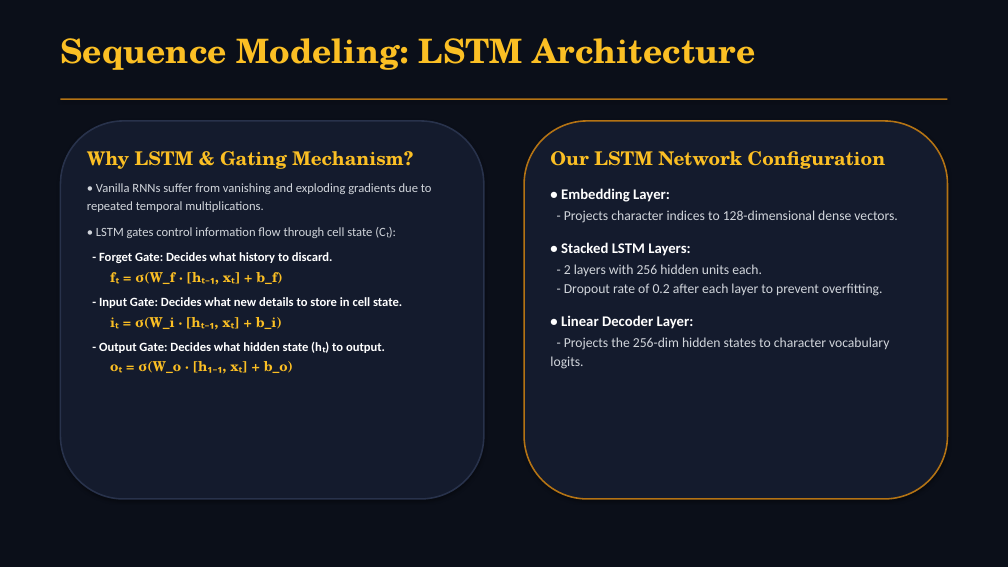
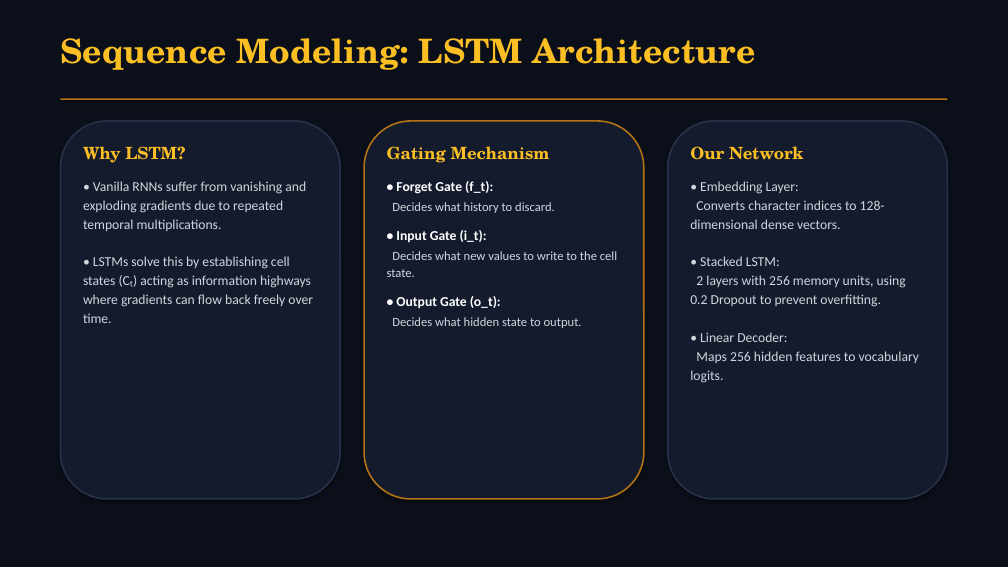
Before and after one commit to WhySeriousKaif/CNN-Group-3-Project, a slide deck: slide 3 of presentation.pptx. Drawn at 1008x567 pixels with LibreOffice and Linux fonts; fonts in the diff are those of the drawing. Boxes give left, top, right and bottom in pixels: in the first picture for what was removed or moved away, otherwise in the second. Text is boxed around its words. In the diff, an @@ line names an element or a change of style, - is before the commit and + after.

Commit message:
Introduce layout variations (3-column, horizontal stacks, flipped cards), simplify gate and temperature formulas, and add Shiva Gupta to Group 3

```diff
--- a/presentation.pptx
+++ b/presentation.pptx
@@ rounded rectangle: place and size @@
-rounded rectangle at [60,121,484,499]
+rounded rectangle at [60,121,340,499]
@@ text at [83,146,313,323]: text changed; size 12 to 13 pt; bold off @@
-Why LSTM & Gating Mechanism?
-• Vanilla RNNs suffer from vanishing and exploding gradients due to repeated temporal multiplications.
-• LSTM gates control information flow through cell state (Cₜ):
-- Forget Gate: Decides what history to discard.
-fₜ = σ(W_f · [hₜ₋₁, xₜ] + b_f)
-- Input Gate: Decides what new details to store in cell state.
-iₜ = σ(W_i · [hₜ₋₁, xₜ] + b_i)
-- Output Gate: Decides what hidden state (hₜ) to output.
-oₜ = σ(W_o · [h₁₋₁, xₜ] + b_o)
+Why LSTM?
+• Vanilla RNNs suffer from vanishing and exploding gradients due to repeated temporal multiplications.
+• LSTMs solve this by establishing cell states (Cₜ) acting as information highways where gradients can flow back freely over time.
@@ rounded rectangle: place and size @@
-rounded rectangle at [524,121,948,499]
+rounded rectangle at [364,121,644,499]
@@ text added at [387,146,617,328], 12 pt, text #D1D5DB @@
+Gating Mechanism
+• Forget Gate (f_t):
+Decides what history to discard.
+• Input Gate (i_t):
+Decides what new values to write to the cell state.
+• Output Gate (o_t):
+Decides what hidden state to output.
@@ rounded rectangle added at [668,121,948,499], fill #141B2D, outline #28324B 1.5 pt @@
@@ text at [690,146,919,383]: text changed @@
-Our LSTM Network Configuration
-• Embedding Layer:
-- Projects character indices to 128-dimensional dense vectors.
-• Stacked LSTM Layers:
-- 2 layers with 256 hidden units each.
-- Dropout rate of 0.2 after each layer to prevent overfitting.
-• Linear Decoder Layer:
-- Projects the 256-dim hidden states to character vocabulary logits.
+Our Network
+• Embedding Layer:
+Converts character indices to 128-dimensional dense vectors.
+• Stacked LSTM:
+2 layers with 256 memory units, using 0.2 Dropout to prevent overfitting.
+• Linear Decoder:
+Maps 256 hidden features to vocabulary logits.
```
Also in this commit, not shown: 13 other slides changed, 1 slide added, 1 slide removed, 1 other file.
